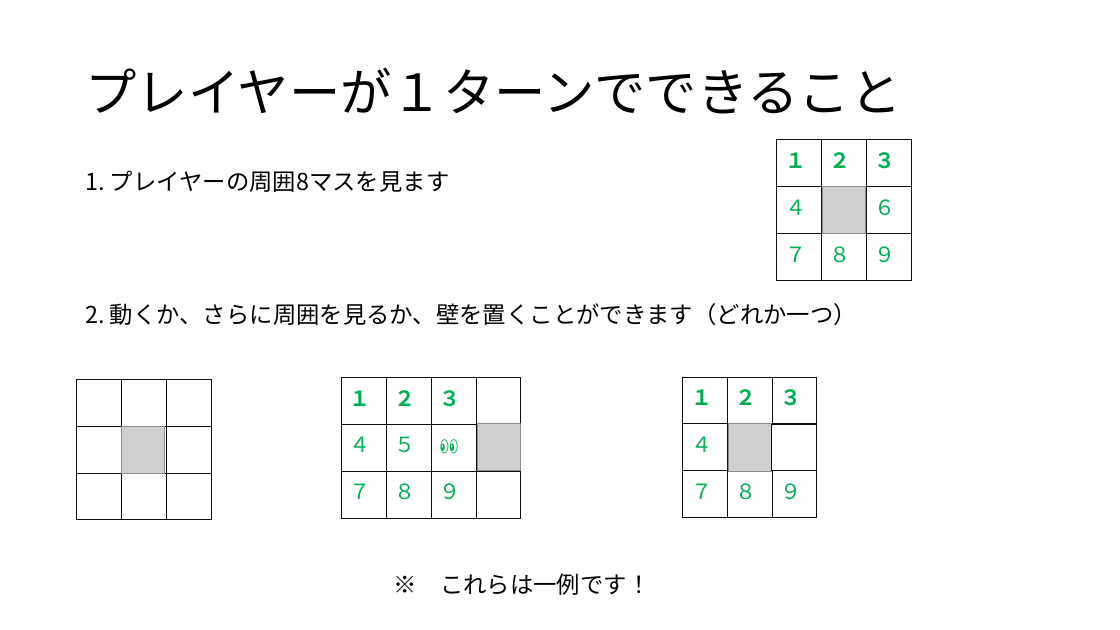
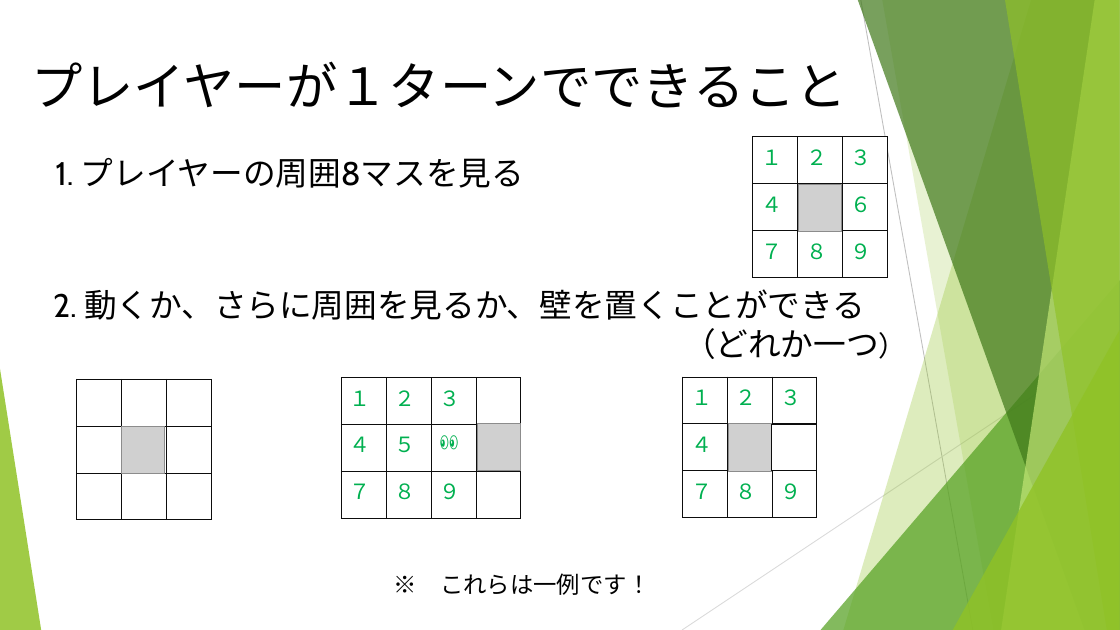
Before and after one commit to noko1024/ChaserDoc, a slide deck: slide 8 of New_U-16.pptx (slide 7 before the commit). Drawn at 1120x630 pixels with LibreOffice and Linux fonts; fonts in the diff are those of the drawing; grey boxes stand for pictures. Boxes give left, top, right and bottom in pixels: in the first picture for what was removed or moved away, otherwise in the second. Text is boxed around its words. In the diff, an @@ line names an element or a change of style, - is before the commit and + after.

```diff
--- a/New_U-16.pptx
+++ b/New_U-16.pptx
@@ title "プレイヤーが１ターンでできること": place and size @@
-title "プレイヤーが１ターンでできること" at bbox=[85, 67, 901, 114]
+title "プレイヤーが１ターンでできること" at bbox=[31, 61, 847, 108]
@@ title "プレイヤーが１ターンでできること" at bbox=[31, 61, 847, 108]: font Noto Sans CJK JP to Arial; line spacing 0.9 to 1; vertical alignment middle to top @@
@@ table: place and size @@
-table at bbox=[777, 139, 911, 280]
+table at bbox=[753, 137, 886, 277]
@@ table at bbox=[753, 137, 886, 277] @@
@@ bold off in "１", "２", "３" @@
@@ font Noto Sans CJK JP to Cabin in "２", "３", "４", "６" and 3 more places @@
@@ text at bbox=[55, 158, 524, 188]: text changed; size 20 to 28 pt; font Noto Sans CJK JP to Cabin @@
-1. プレイヤーの周囲8マスを見ます
+1. プレイヤーの周囲8マスを見る
@@ picture: place and size @@
-picture at bbox=[823, 187, 865, 234]
+picture at bbox=[799, 185, 842, 232]
@@ text at bbox=[53, 289, 879, 359]: text changed; size 20 to 28 pt; font Noto Sans CJK JP to Cabin @@
-2. 動くか、さらに周囲を見るか、壁を置くことができます（どれか一つ）
+2. 動くか、さらに周囲を見るか、壁を置くことができる
+（どれか一つ）
@@ group added at bbox=[0, 0, 1120, 630]: 5 freeform shapes, 3 triangles, 2 lines @@
@@ table at bbox=[341, 377, 519, 518] @@
@@ font Noto Sans CJK JP to Cabin @@
@@ bold off in "１", "２", "３" @@
@@ table at bbox=[683, 377, 817, 518] @@
@@ bold off in "１", "２", "３" @@
@@ font Noto Sans CJK JP to Cabin in "２", "３", "４", "６" and 3 more places @@
```
Also in this commit, not shown: 15 other slides changed, 6 slides added.
